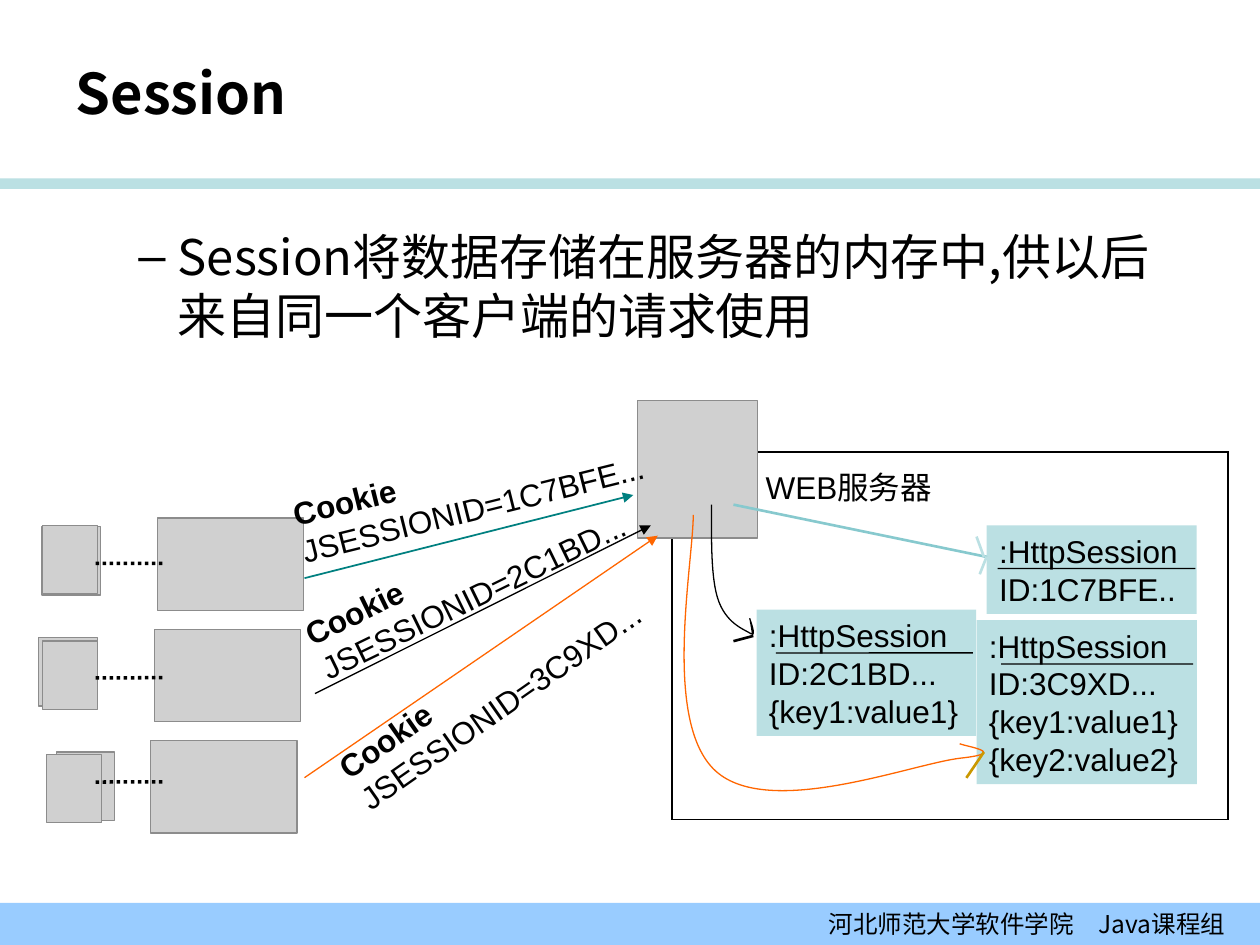
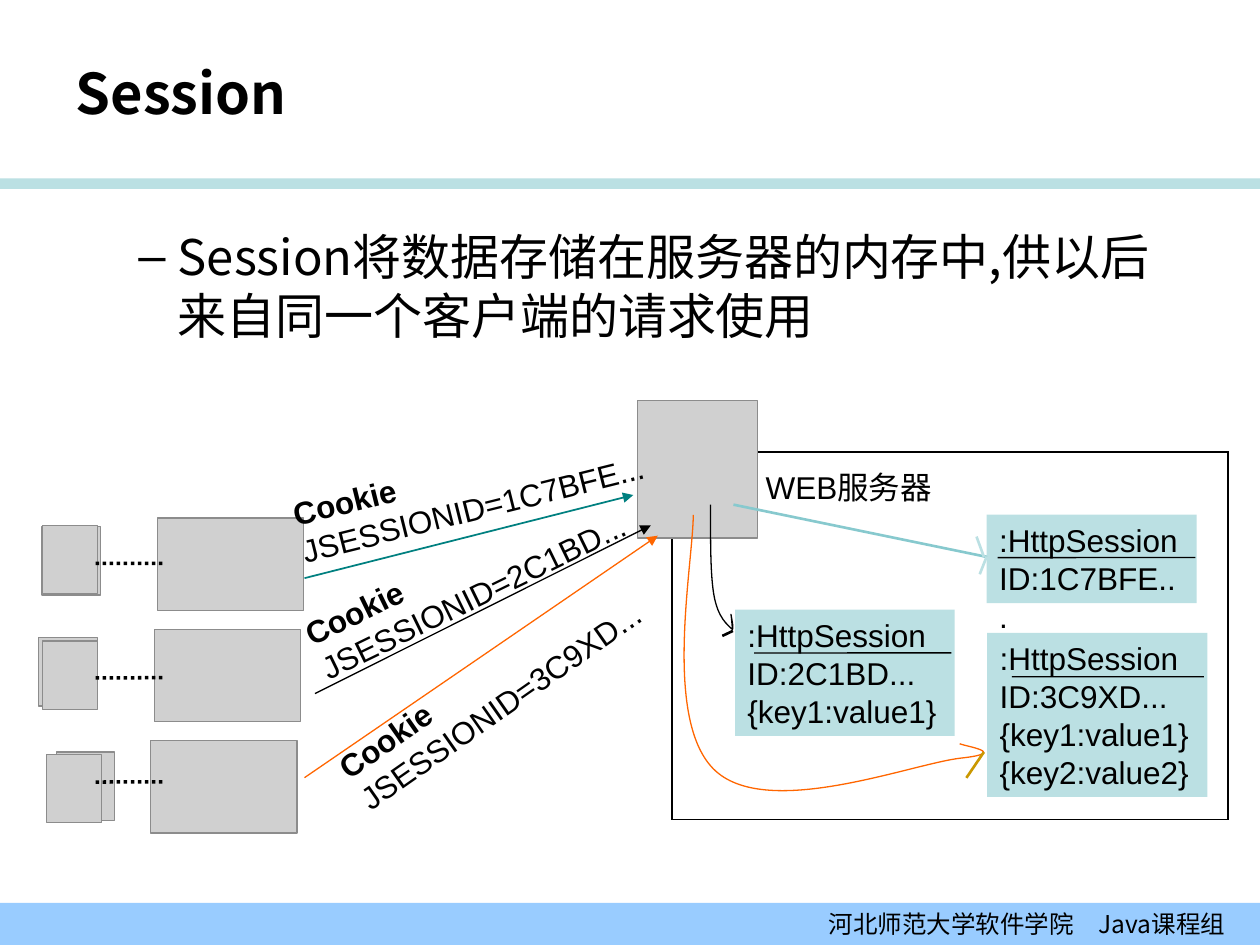
Before and after one commit to edu2act/course-JavaEE, a slide deck: slide 21 of ppt/ch04.ppt. Drawn at 1260x945 pixels with LibreOffice and Linux fonts; fonts in the diff are those of the drawing; grey boxes stand for pictures; background and template pictures are left out. Boxes give left, top, right and bottom in pixels: in the first picture for what was removed or moved away, otherwise in the second. Text is boxed around its words. In the diff, an @@ line names an element or a change of style, - is before the commit and + after.

```diff
--- a/ppt/ch04.ppt
+++ b/ppt/ch04.ppt
@@ freeform shape: place and size @@
-freeform shape at (709, 505, 757, 639)
+freeform shape at (709, 505, 735, 634)
@@ rectangle ":HttpSession": place and size @@
-rectangle ":HttpSession" at (987, 525, 1197, 614)
+rectangle ":HttpSession" at (987, 514, 1197, 602)
@@ line moved from (998, 568) - (1196, 568) to (998, 558) - (1196, 558) @@
@@ rectangle ":HttpSession": place and size @@
-rectangle ":HttpSession" at (757, 610, 976, 736)
+rectangle ":HttpSession" at (735, 610, 954, 736)
@@ line moved from (753, 636) - (733, 641) to (733, 631) - (722, 636) @@
@@ line moved from (776, 653) - (973, 653) to (755, 653) - (951, 653) @@
@@ rectangle ":HttpSession": place and size @@
-rectangle ":HttpSession" at (976, 620, 1197, 784)
+rectangle ":HttpSession" at (988, 633, 1208, 796)
@@ line moved from (1000, 664) - (1193, 664) to (1012, 677) - (1205, 677) @@
```
Also in this commit, not shown: 4 other slides changed.
